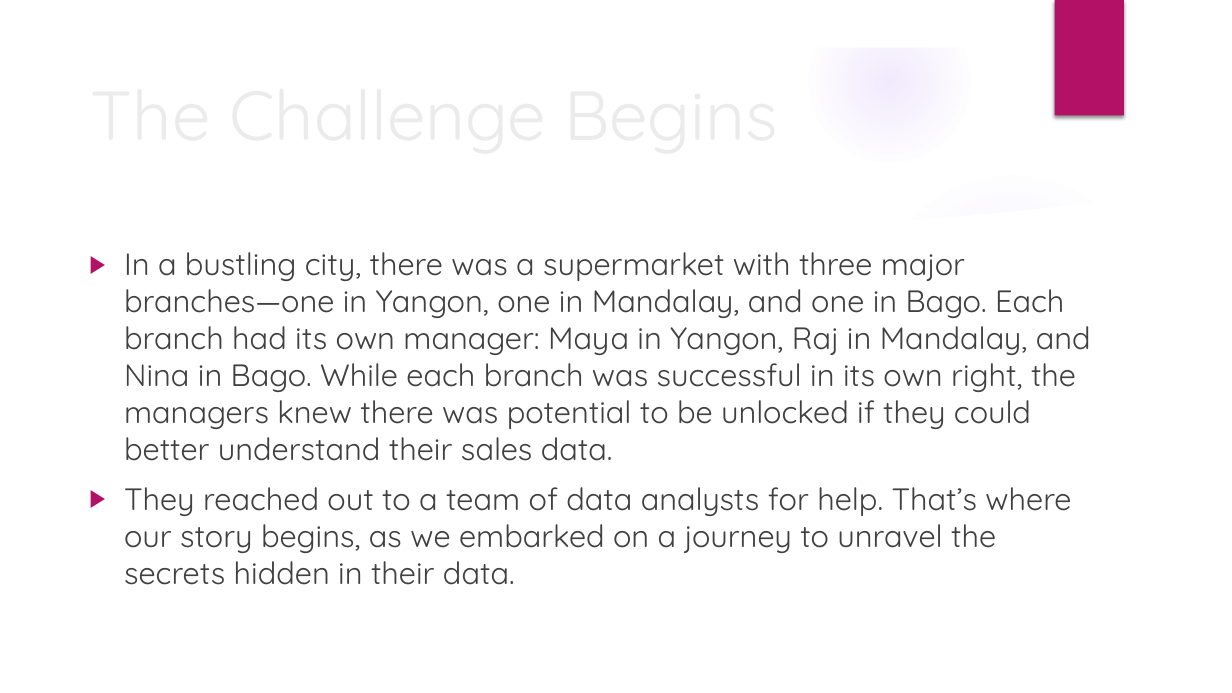
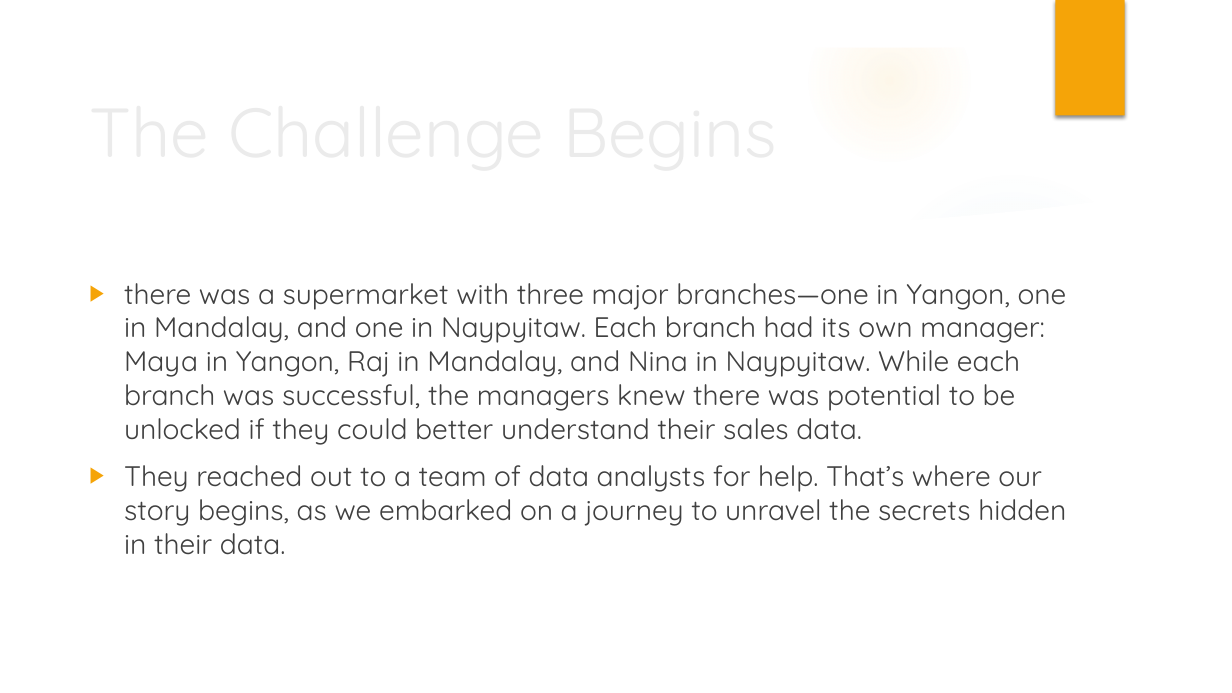
Before and after one commit to OmarderbalaAQ/NTI-CAPSTONE-D.A, a slide deck: slide 2 of The Journey of analysis.pptx. Drawn at 1232x693 pixels with LibreOffice and Linux fonts; fonts in the diff are those of the drawing; background and template pictures are left out. Boxes give left, top, right and bottom in pixels: in the first picture for what was removed or moved away, otherwise in the second. Text is boxed around its words. In the diff, an @@ line names an element or a change of style, - is before the commit and + after.

```diff
--- a/The Journey of analysis.pptx
+++ b/The Journey of analysis.pptx
@@ ellipse at bbox=[809, 0, 970, 162]: fill gradient #9B6BF2 to gradient #FAC96A @@
@@ rectangle at bbox=[1055, 0, 1125, 116]: fill #B31166 to #F5A408 @@
@@ title "The Challenge Begins" rewrapped from bbox=[261, 363, 1076, 553] to bbox=[198, 384, 469, 526] @@
@@ ellipse at bbox=[870, 169, 1154, 454]: fill gradient #9B6BF2 to gradient #8EBBD2 @@
@@ ellipse at bbox=[0, 270, 423, 693]: fill gradient #9B6BF2 to gradient #FAC96A @@
@@ ellipse at bbox=[0, 293, 238, 531]: fill gradient #9B6BF2 to gradient #8EBBD2 @@
@@ text at bbox=[124, 283, 1067, 445]: text changed; size 24 to 22 pt @@
-▶ In a bustling city, there was a supermarket with three major branches—one in Yangon, one in Mandalay, and one in Bago. Each branch had its own manager: Maya in Yangon, Raj in Mandalay, and Nina in Bago. While each branch was successful in its own right, the managers knew there was potential to be unlocked if they could better understand their sales data.
+▶ there was a supermarket with three major branches—one in Yangon, one in Mandalay, and one in Naypyitaw. Each branch had its own manager: Maya in Yangon, Raj in Mandalay, and Nina in Naypyitaw. While each branch was successful, the managers knew there was potential to be unlocked if they could better understand their sales data.
@@ text at bbox=[124, 465, 1066, 555]: size 24 to 22 pt in "They reached out to a team of ..."; bullet colour #B31166 to #F5A408 @@
```
Also in this commit, not shown: 5 other slides changed, 3 slides added, 3 slides removed, 3 other files.
